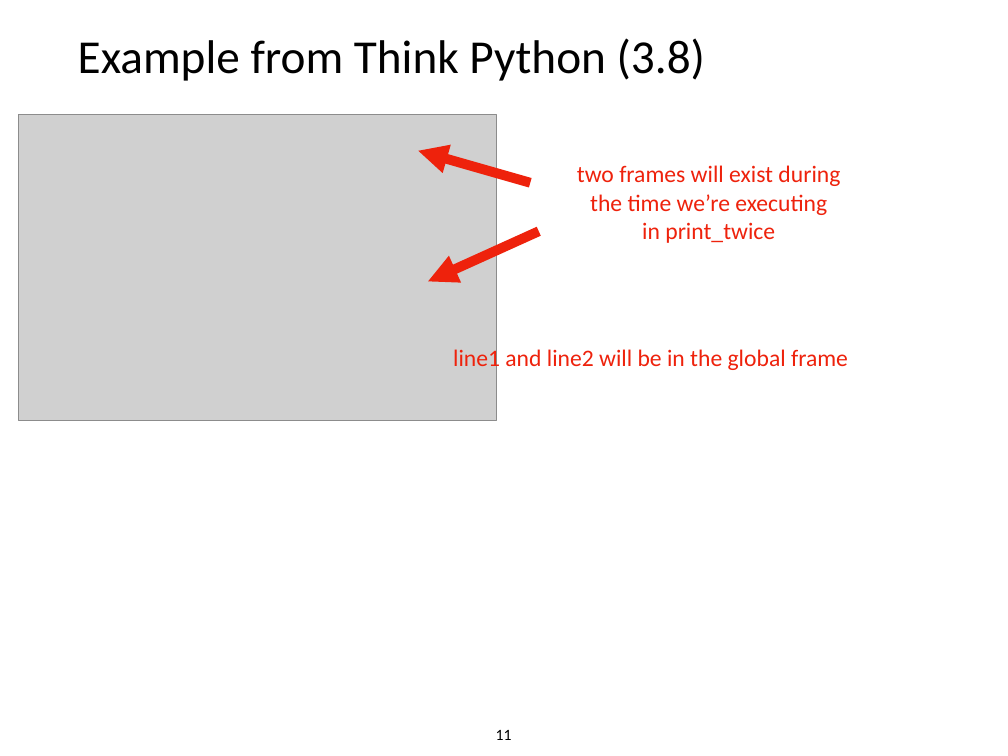
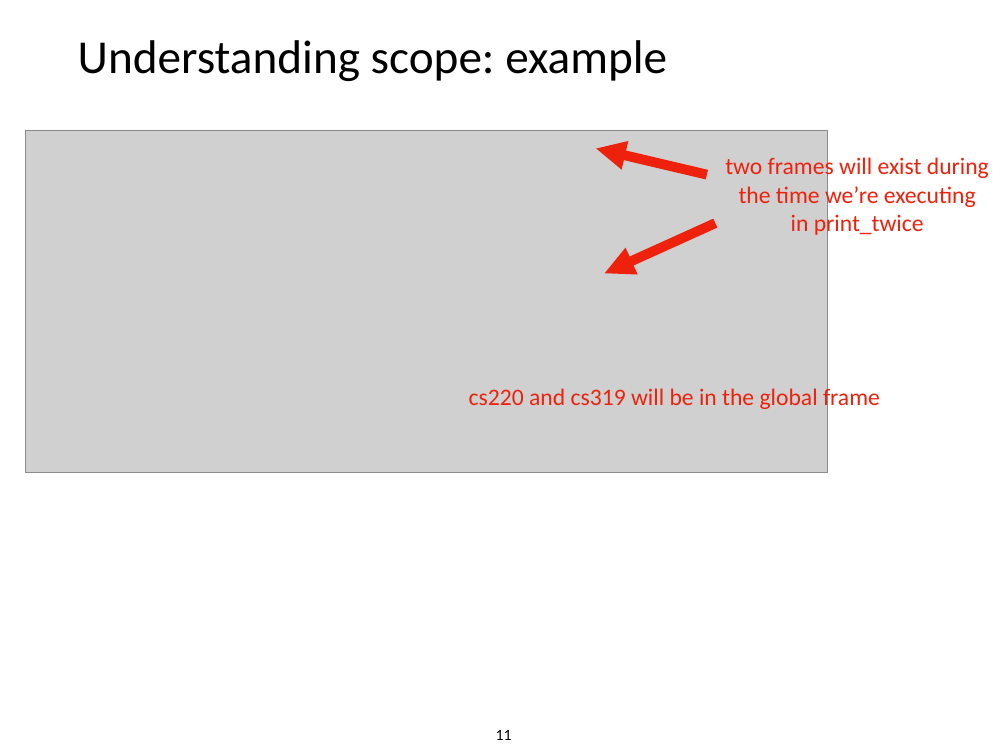
Before and after one commit to tylerharter/caraza-harter-com, a slide deck: slide 11 of tyler/meena/cs220/s22/materials/lecture_ppts/lec_07_S22.ppt. Drawn at 1008x756 pixels with LibreOffice and Linux fonts; fonts in the diff are those of the drawing; grey boxes stand for pictures. Boxes give left, top, right and bottom in pixels: in the first picture for what was removed or moved away, otherwise in the second. Text is boxed around its words. In the diff, an @@ line names an element or a change of style, - is before the commit and + after.

```diff
--- a/tyler/meena/cs220/s22/materials/lecture_ppts/lec_07_S22.ppt
+++ b/tyler/meena/cs220/s22/materials/lecture_ppts/lec_07_S22.ppt
@@ title at (78, 40, 667, 81): text changed @@
-Example from Think Python (3.8)
+Understanding scope: example
@@ picture: place and size @@
-picture at (18, 115, 496, 420)
+picture at (26, 130, 827, 472)
@@ arrow moved from (530, 183) - (418, 151) to (707, 174) - (596, 149) @@
@@ text "two frames will exist during" rewrapped from (577, 165, 840, 243) to (725, 154, 989, 238) @@
@@ arrow moved from (539, 231) - (428, 281) to (715, 223) - (605, 273) @@
@@ text at (469, 385, 880, 412): text changed @@
-line1 and line2 will be in the global frame
+cs220 and cs319 will be in the global frame
```
Also in this commit, not shown: 8 other slides changed, 3 slides added, 10 slides removed.
